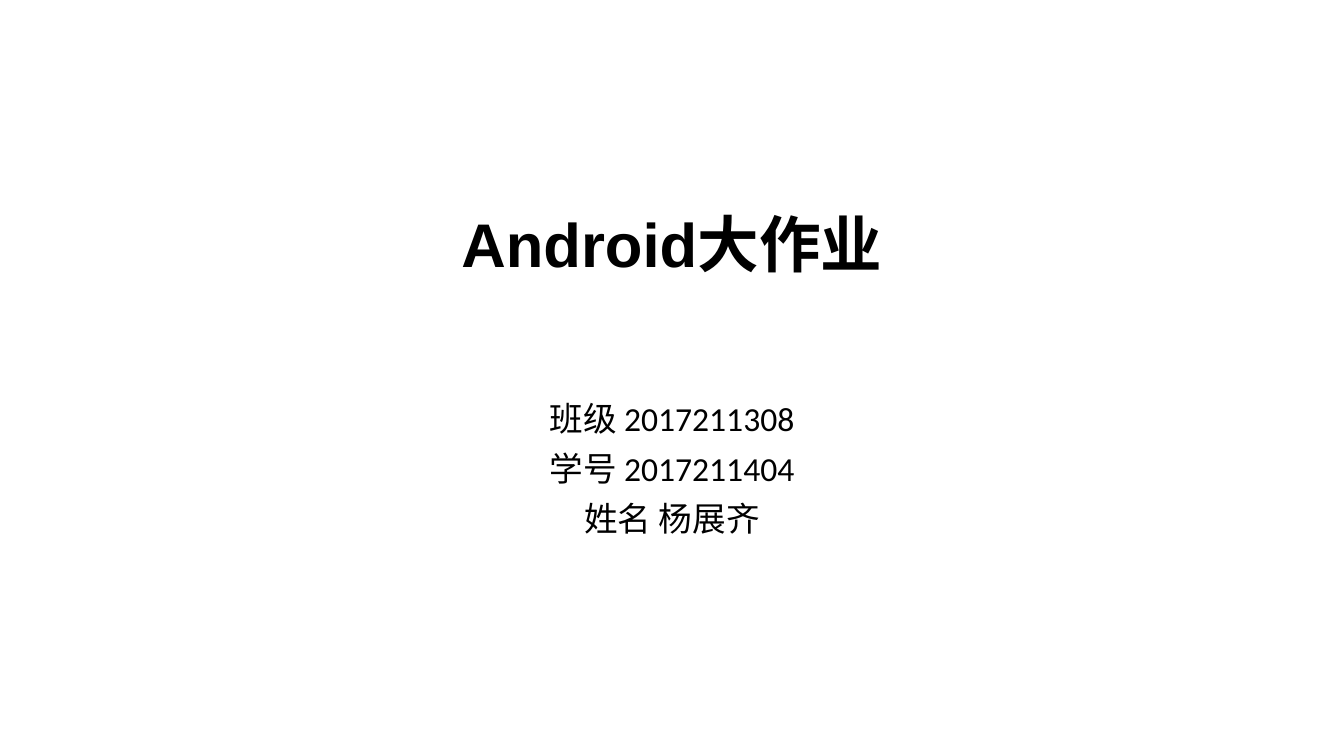
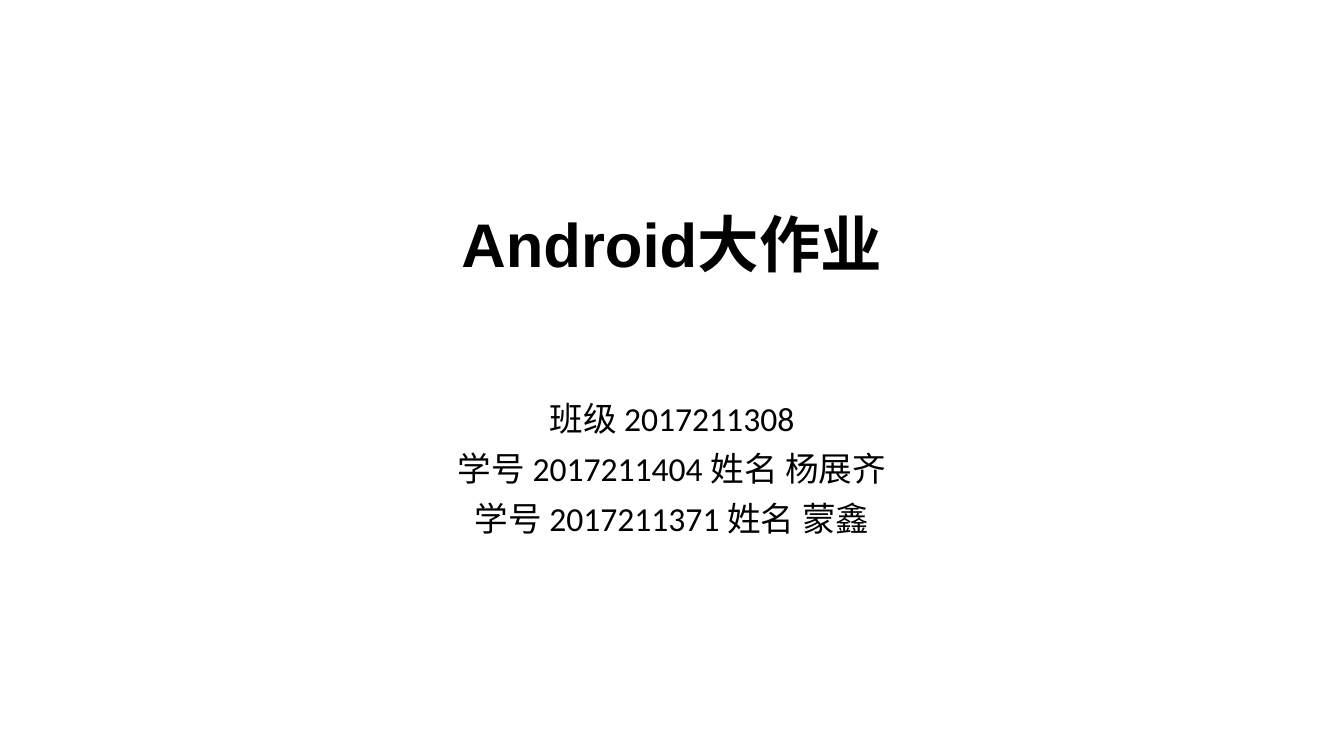
Before and after one commit to kenixi/homework0, a slide deck: slide 1 of 2017211308-2017211404-杨展齐.pptx. Drawn at 1344x756 pixels with LibreOffice and Linux fonts; fonts in the diff are those of the drawing. Boxes give left, top, right and bottom in pixels: in the first picture for what was removed or moved away, otherwise in the second. Text is boxed around its words. In the diff, an @@ line names an element or a change of style, - is before the commit and + after.

```diff
--- a/2017211308-2017211404-杨展齐.pptx
+++ b/2017211308-2017211404-杨展齐.pptx
@@ subtitle at <box>458,452,886,534</box>: text changed @@
-学号 2017211404
-姓名 杨展齐
+学号 2017211404 姓名 杨展齐
+学号 2017211371 姓名 蒙鑫
```
Also in this commit, not shown: 1 other slide changed, 1 slide added, 1 slide removed.
